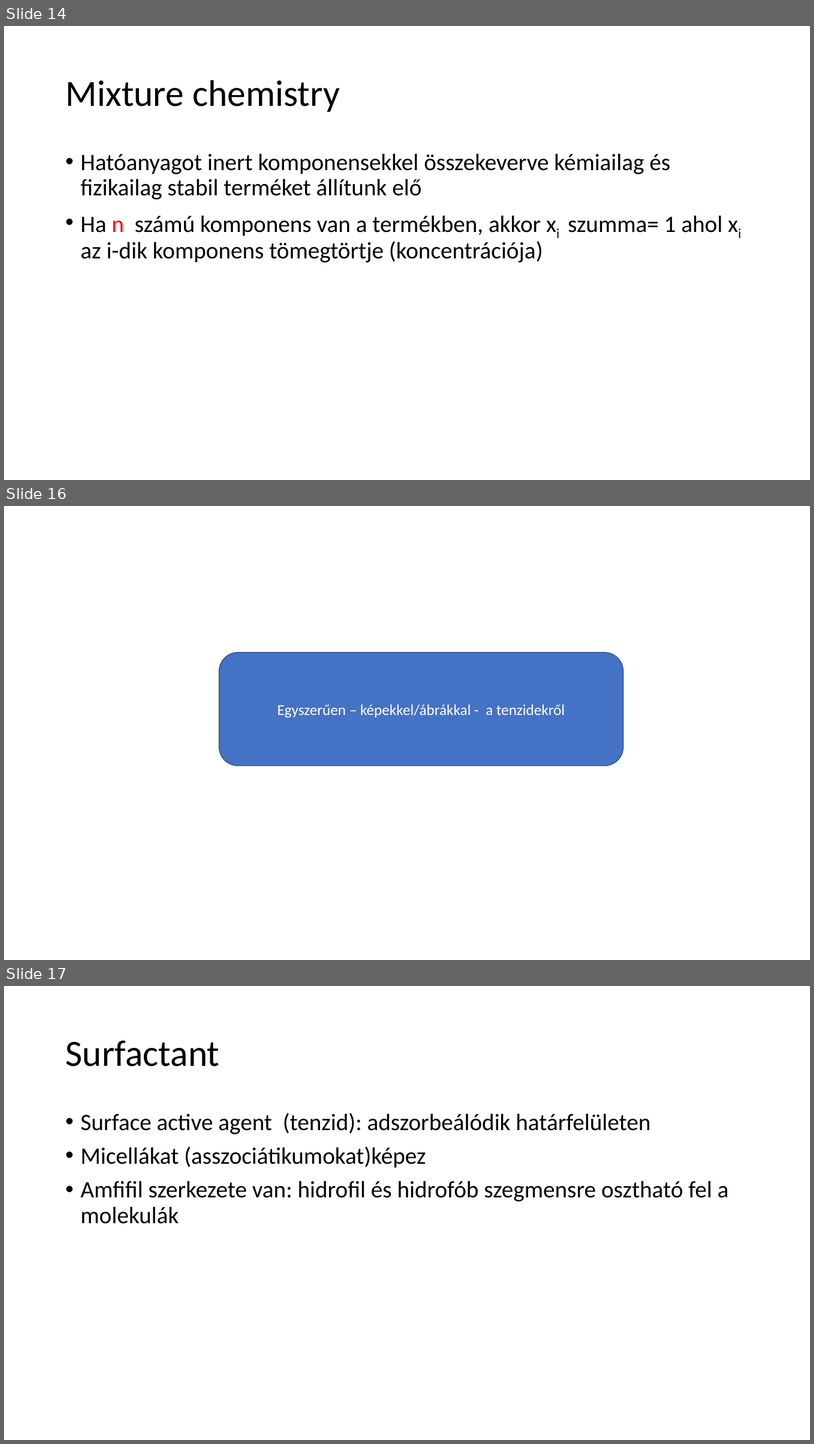
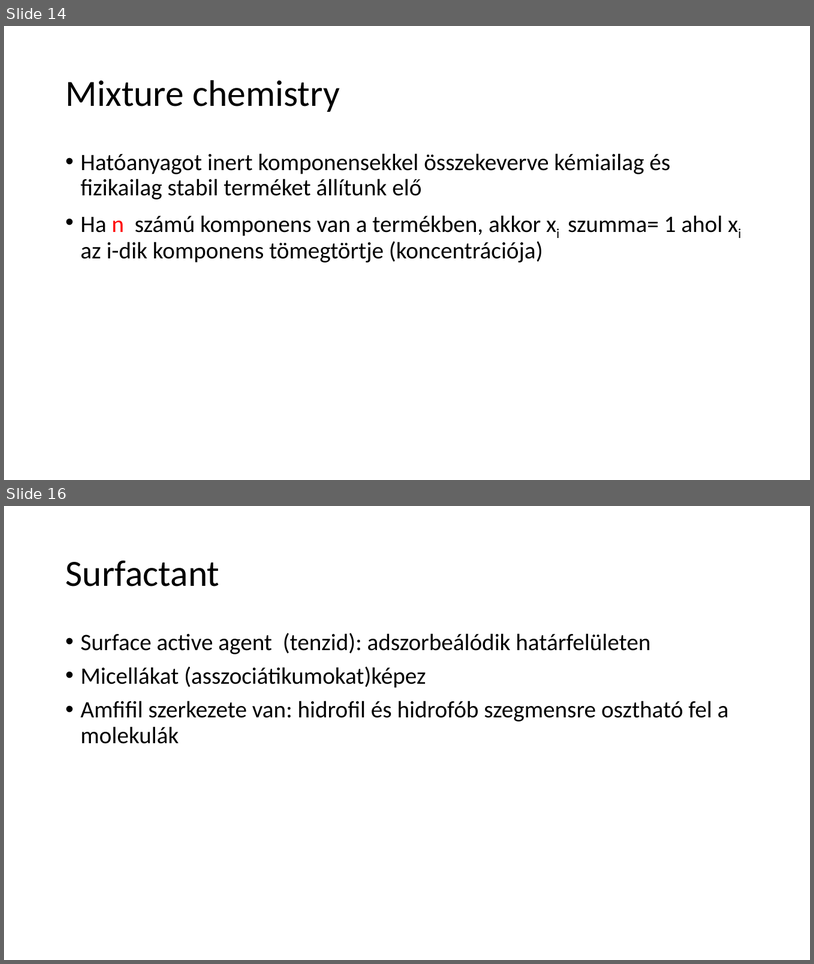
Before and after one commit to LilianaBohus/chemistry-presenations, a slide deck: formulations-and-surfactants.pptx. Shown one above the other, each under a label of ours: slides 14, 16 and 17 before the commit, slides 14 and 16 after it; the slides between them are not shown. The pictures are 814x1444 and 814x964 pixels, drawn with LibreOffice and Linux fonts; fonts in the diff are those of the drawing. Boxes give left, top, right and bottom in pixels: in the first picture for what was removed or moved away, otherwise in the second. Text is boxed around its words. In the diff, an @@ line names an element or a change of style, - is before the commit and + after.

```diff
--- a/formulations-and-surfactants.pptx
+++ b/formulations-and-surfactants.pptx
@@ slide 16 removed at (x1=4, y1=506, x2=810, y2=960), background #FFFFFF @@
@@ rounded rectangle removed at (x1=219, y1=652, x2=624, y2=766) @@
-Egyszerűen – képekkel/ábrákkal - a tenzidekről
@@ what was slide 17 is now slide 16 @@
```
Also in this commit, not shown: 5 slides changed, 2 slides added, 2 other slides removed.
